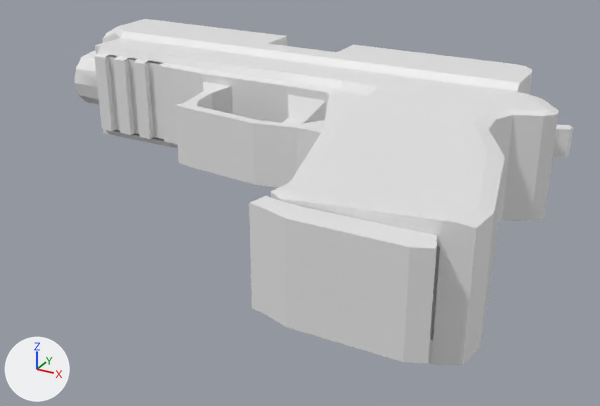
The FBX model Assets/Model/HandGun.fbx, before and after one commit.
Before and after are seen from a 50 mm camera at (0.124, -0.213, 0.101) aimed at (0.013, -0.012, 0.0). The lights are fixed; the arrows at lower left show +X, +Y and +Z.

In view in the first picture: 'Body', 'Hammer', 'Magazine', 'Slide'.
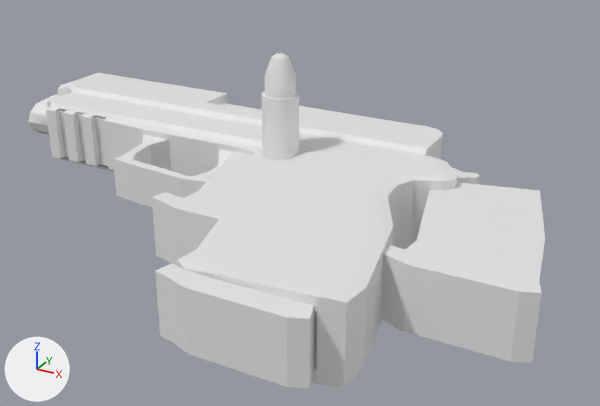
Changed parts and their boxes (x1, y1, x2, y2) in the pictures (600 x 406 px):
'Body', mesh rescaled, moved (12% narrower, 10% shorter): before (74, 38, 559, 365); after (29, 93, 457, 386)
'Magazine', mesh rescaled, moved: before (249, 196, 440, 364); after (155, 263, 317, 389)
'Empty.Magazine', added: after (380, 182, 545, 363)
'Slide', mesh rescaled, moved: before (103, 19, 532, 94); after (57, 73, 443, 159)
'Full.Magazine', added: after (152, 151, 253, 265)
'9x19mm Para', added: after (261, 53, 299, 160)
'Hammer', moved: before (553, 124, 573, 157); after (451, 167, 480, 184)

What the commit changed:
me_cube_009 has 48 vertices, 45 faces and spans x -0.0193..0.0264, y -0.0492..0.0143, z -0.0125..0.0127.
me_cube_009 is used by ob_magazine; location (0.0534, -0.0334, 0.0189).
me_cube_009 part 1: the whole mesh is scaled about its middle by (1, 1, 0.7), then moved by (0.0272, -0.0334, 0.0).
me_cube_007 has 185 vertices, 156 faces and spans x -0.07..0.086, y -0.017..0.012, z -0.018..0.018.
me_cube_007 is used by ob_slide; location (-0.0188, 0.0334, 0.0189).
me_cube_007 part 3: the whole mesh is scaled about its middle by (1, 1, 0.7), then moved by (-0.045, 0.033, 0.0).
me_cube_002 has 598 vertices, 526 faces and spans x -0.092..0.086, y -0.057..0.051, z -0.016..0.016.
me_cube_002 is used by ob_body; location (0.0, -0.0189, 0.0189).
me_cube_002 part 2: the whole mesh is scaled about its middle by (1, 1, 0.7), then moved by (-0.026, -0.019, 0.0).
Mesh me_cube_001 is new.
It has 278 vertices, 256 faces and spans x -0.0193..0.0264, y -0.0492..0.0196, z -0.0091..0.0092.
Mesh me_cube_003 is new.
It has 78 vertices, 74 faces and spans x -0.0193..0.0264, y -0.0492..0.0143, z -0.0091..0.0092.
Mesh me_cylinder_001 is new.
It has 200 vertices, 182 faces and spans x -0.0063..0.0063, y -0.0063..0.0063, z 0.0065..0.0414.
Object 'Hammer' (ob_hammer) moves from (0.0703, 0.0189, 0.0189) to (0.0438, 0.02, 0.0).
Object 'Magazine' (ob_magazine) moves from (0.0534, -0.0334, 0.0189) to (0.0, 0.0, 0.0).
Object 'Slide' (ob_slide) moves from (-0.0188, 0.0334, 0.0189) to (0.0, 0.0, 0.0).
Object 'Body' (ob_body) moves from (0.0, -0.0189, 0.0189) to (0.0, 0.0, 0.0).
Object 'Full.Magazine' (ob_full_magazine) is new; it shows me_cube_001.
Its location is (0.0, 0.0, 0.0).
Object 'Empty.Magazine' (ob_empty_magazine) is new; it shows me_cube_003.
Its location is (0.0669, 0.0, 0.0).
Object '9x19mm Para' (ob_9x19mm_para) is new; it shows me_cylinder_001.
Its location is (0.0, 0.0, 0.0).
